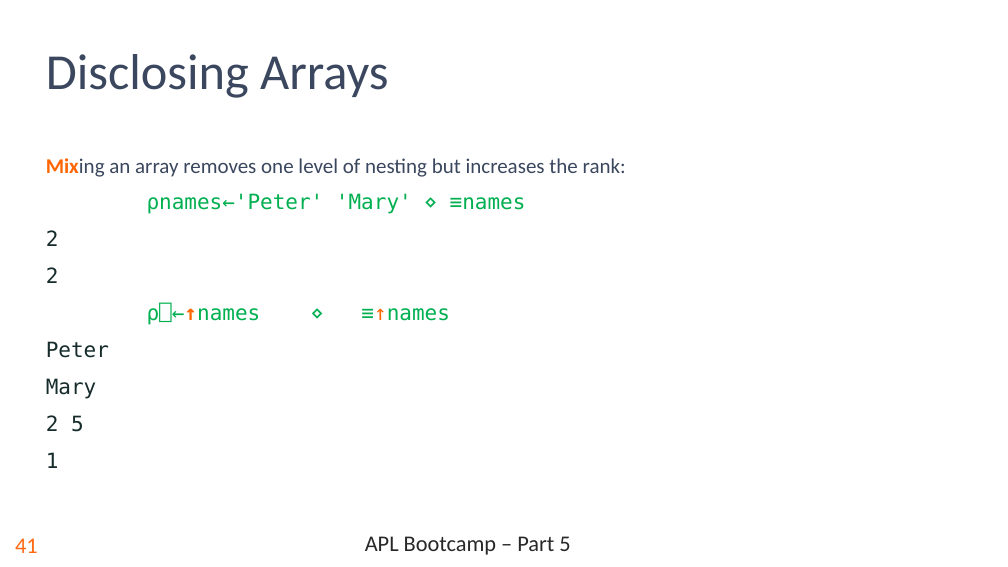
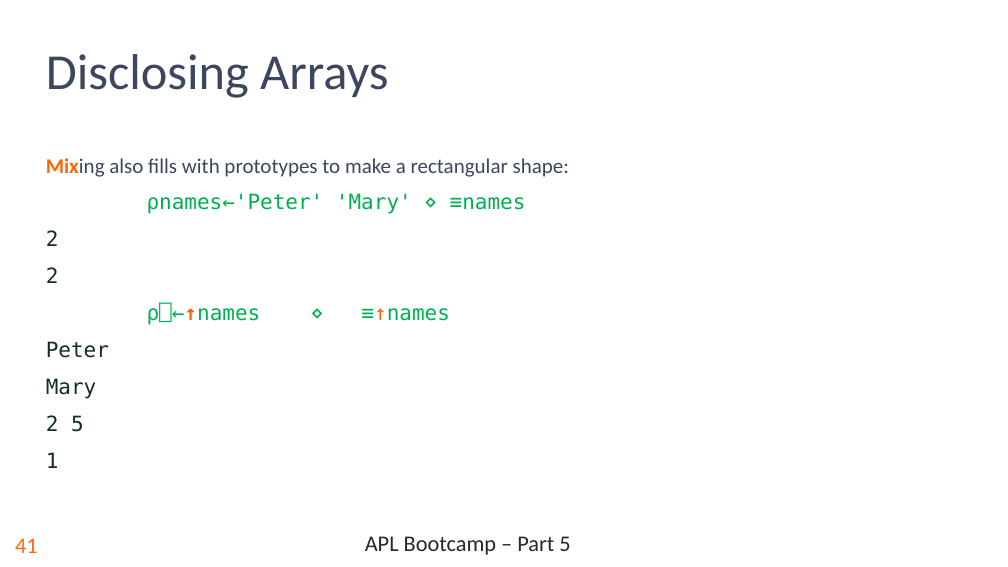
Before and after one commit to rikedyp/APLBootcamp, a slide deck: slide 42 of slides/APL_Bootcamp-part-5.pptx. Drawn at 1008x567 pixels with LibreOffice and Linux fonts; fonts in the diff are those of the drawing; background and template pictures are left out. Boxes give left, top, right and bottom in pixels: in the first picture for what was removed or moved away, otherwise in the second. Text is boxed around its words. In the diff, an @@ line names an element or a change of style, - is before the commit and + after.

```diff
--- a/slides/APL_Bootcamp-part-5.pptx
+++ b/slides/APL_Bootcamp-part-5.pptx
@@ text at (46, 158, 569, 177): text changed @@
-Mixing an array removes one level of nesting but increases the rank:
+Mixing also fills with prototypes to make a rectangular shape:
```
Also in this commit, not shown: 2 other files.
